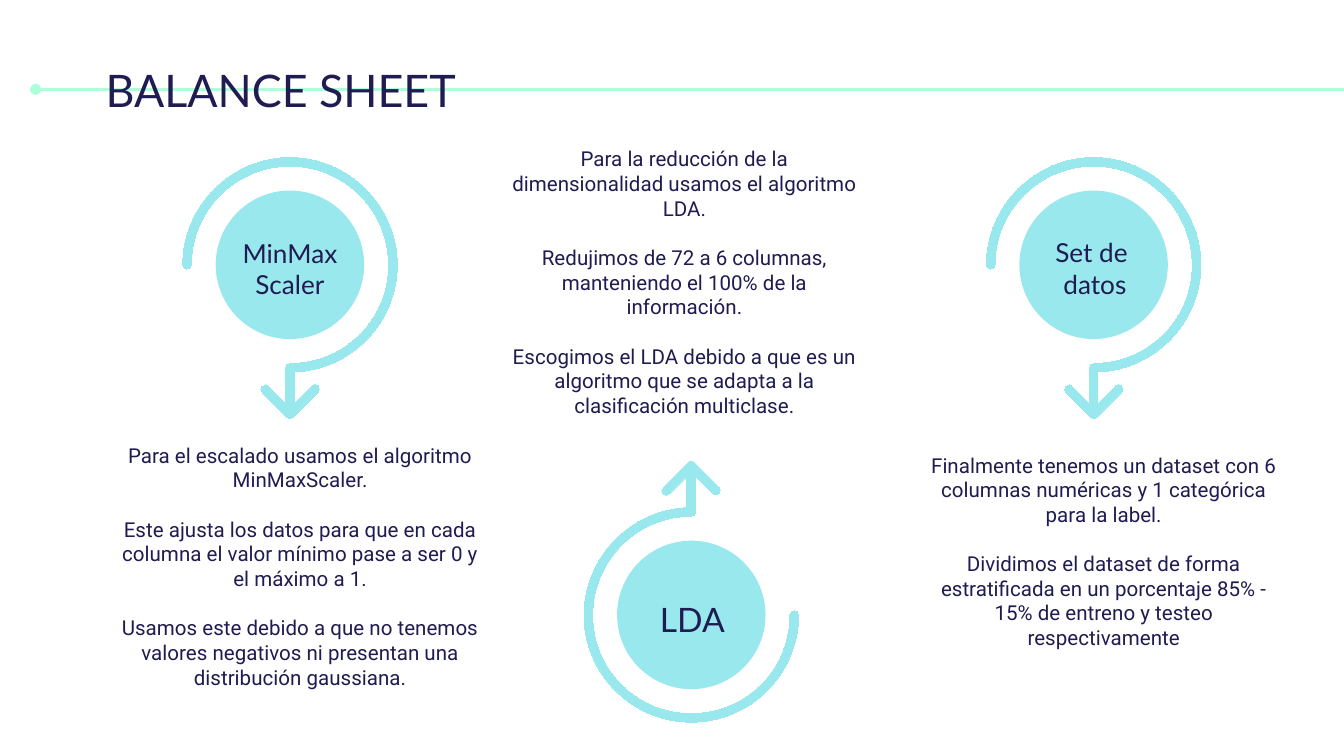
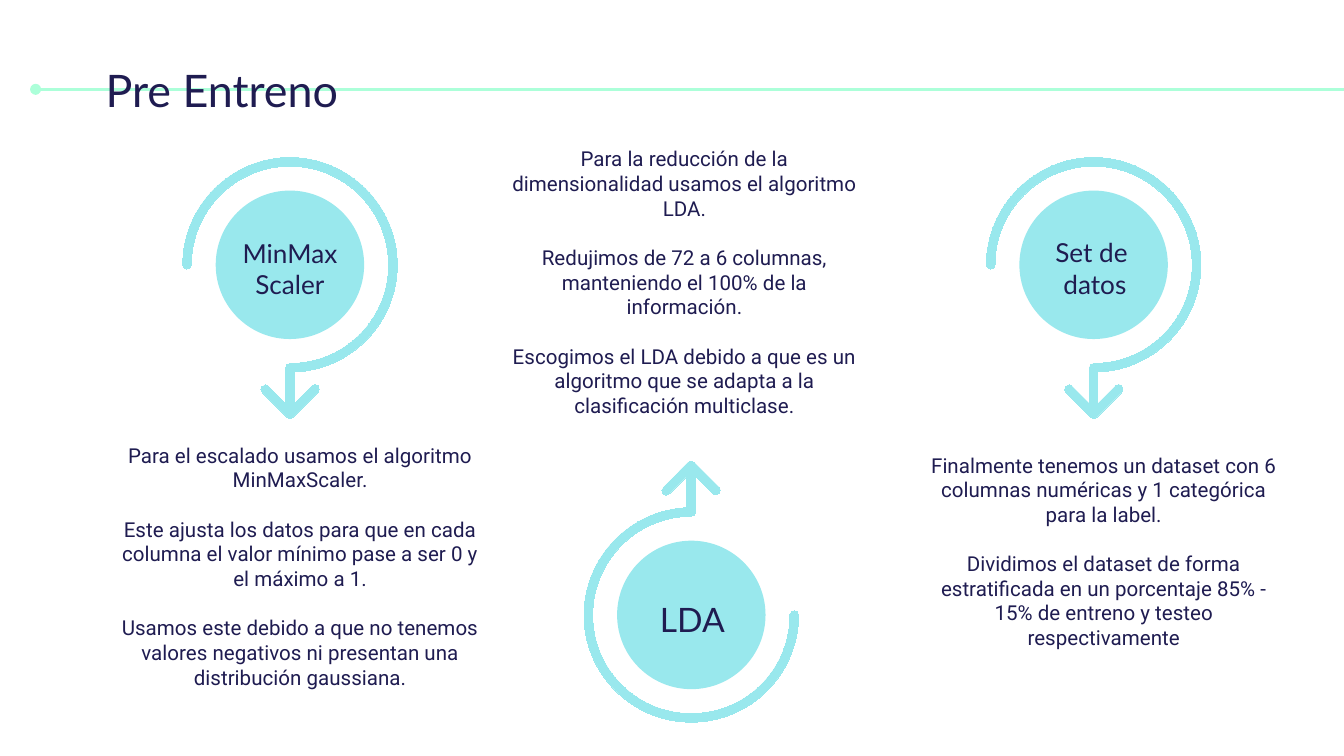
Before and after one commit to AnxoCasal/DDoS-Model-Prediction, a slide deck: slide 9 of Documentacion/Resumen_Proyecto.pptx. Drawn at 1344x756 pixels with LibreOffice and Linux fonts; fonts in the diff are those of the drawing. Boxes give left, top, right and bottom in pixels: in the first picture for what was removed or moved away, otherwise in the second. Text is boxed around its words. In the diff, an @@ line names an element or a change of style, - is before the commit and + after.

```diff
--- a/Documentacion/Resumen_Proyecto.pptx
+++ b/Documentacion/Resumen_Proyecto.pptx
@@ title at [106,75,338,108]: text changed @@
-BALANCE SHEET
+Pre Entreno
```
Also in this commit, not shown: 2 other slides changed.
